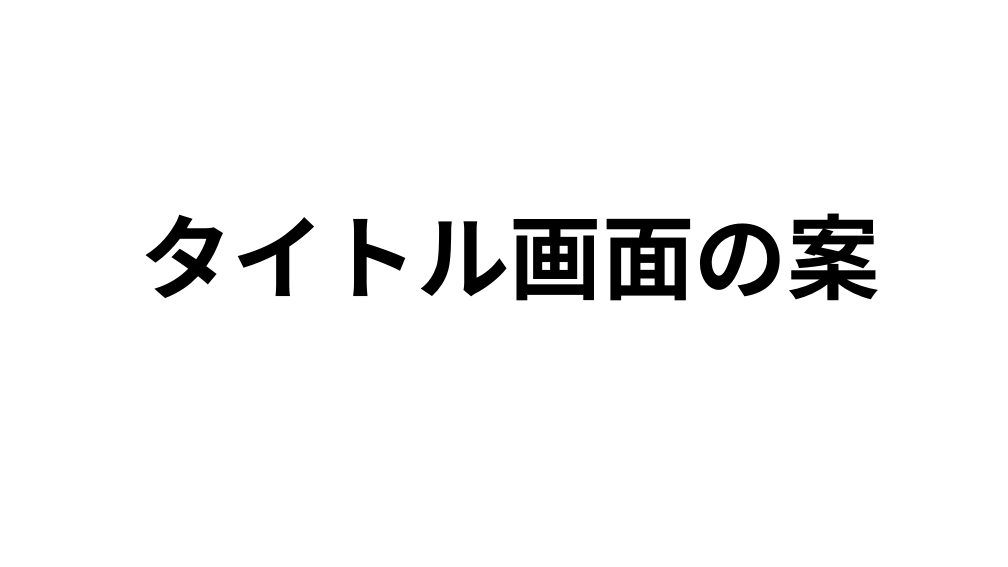
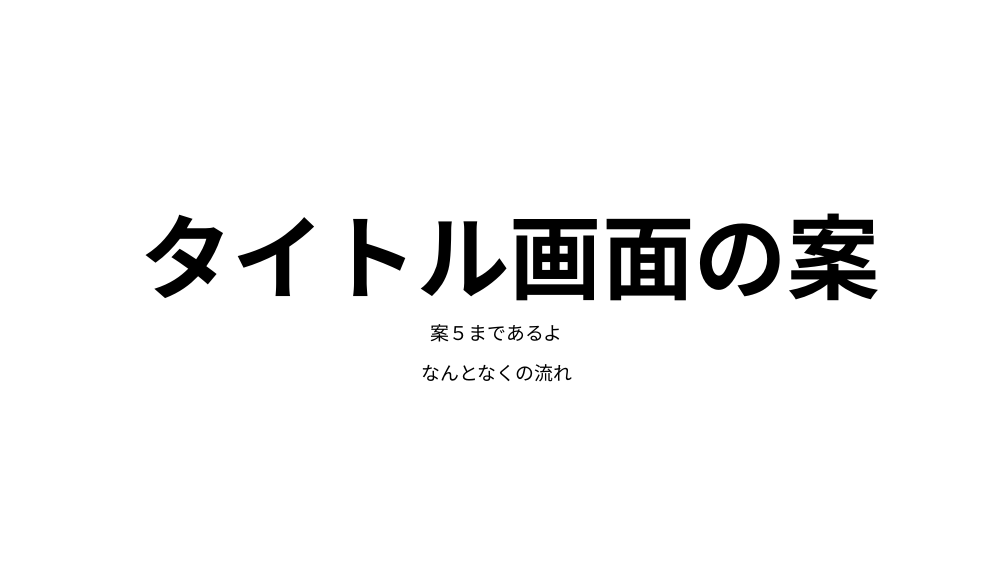
Before and after one commit to MizukiKato0416/sotsugyou_time_kato, a slide deck: slide 4 of 卒業制作_大元タイトル構成.ppsx. Drawn at 1008x567 pixels with LibreOffice and Linux fonts; fonts in the diff are those of the drawing. Boxes give left, top, right and bottom in pixels: in the first picture for what was removed or moved away, otherwise in the second. Text is boxed around its words. In the diff, an @@ line names an element or a change of style, - is before the commit and + after.

```diff
--- a/卒業制作_大元タイトル構成.ppsx
+++ b/卒業制作_大元タイトル構成.ppsx
@@ text added at <box>431,324,563,342</box>, 18 pt, text #000000 @@
+案５まであるよ
@@ text added at <box>422,364,573,382</box>, 18 pt, text #000000 @@
+なんとなくの流れ
```
Also in this commit, not shown: 3 other slides changed, 1 other file.
